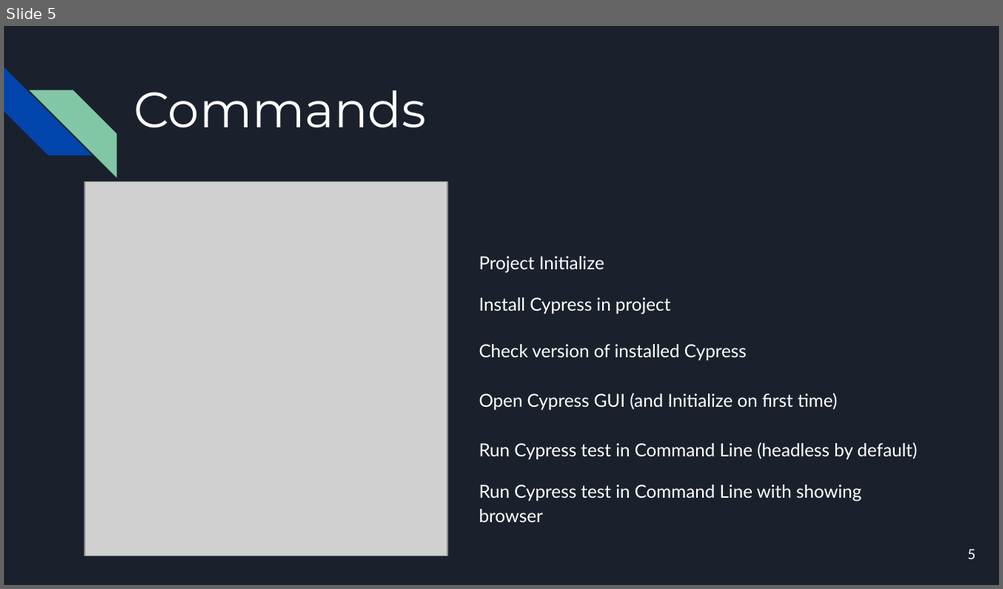
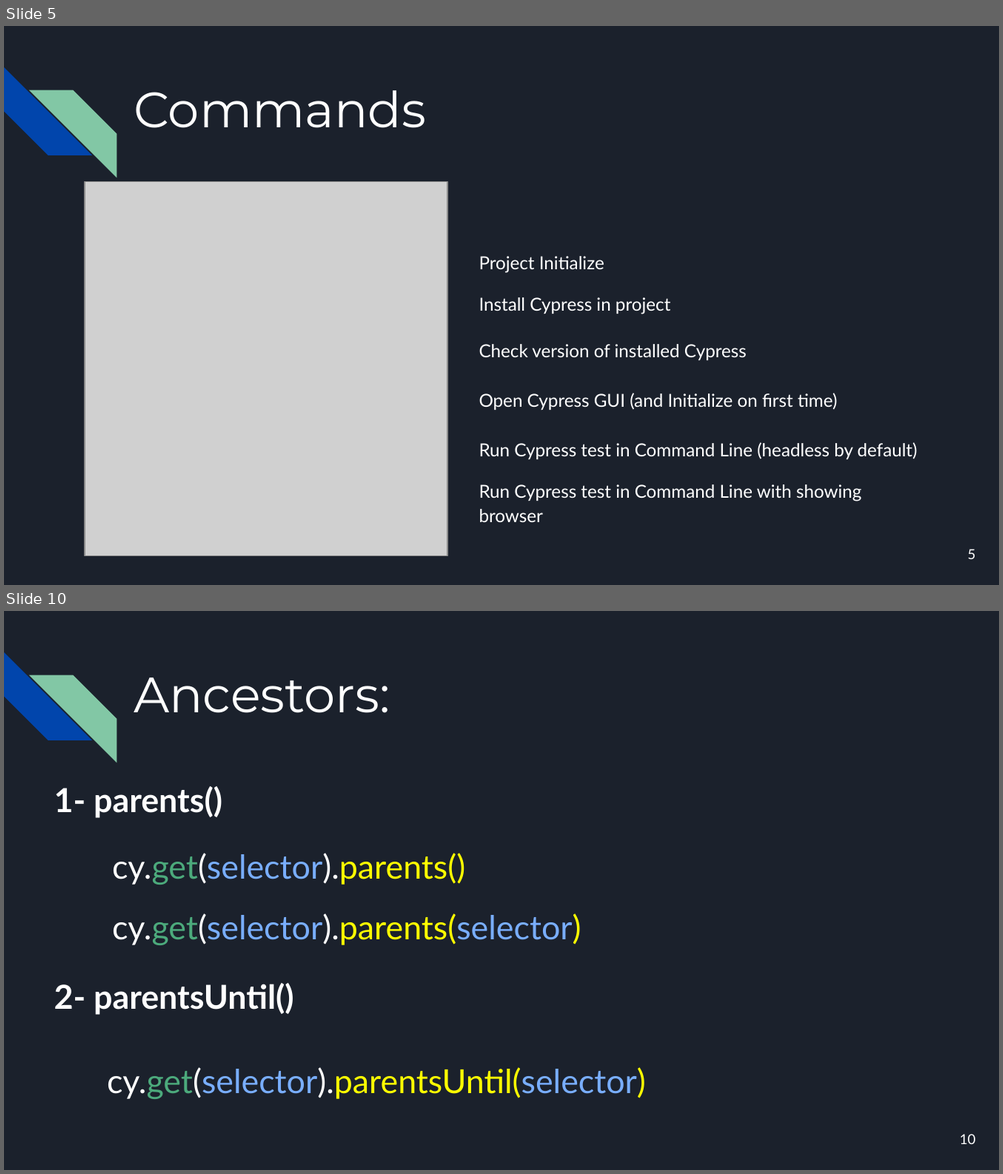
Before and after one commit to mmonfared/automationcamp-cypress, a slide deck: AutomationCamp-Cypress.pptx. Shown one above the other, each under a label of ours: slide 5 before the commit, slides 5 and 10 after it; the slides between them are not shown. The pictures are 1003x589 and 1003x1174 pixels, drawn with LibreOffice and Linux fonts; fonts in the diff are those of the drawing; grey boxes stand for pictures. Boxes give left, top, right and bottom in pixels: in the first picture for what was removed or moved away, otherwise in the second. Text is boxed around its words. In the diff, an @@ line names an element or a change of style, - is before the commit and + after.

```diff
--- a/AutomationCamp-Cypress.pptx
+++ b/AutomationCamp-Cypress.pptx
@@ slide 10 added at [4,611,999,1170], background #1B212C; not listed: 2 template elements that a slide beside it also shows @@
@@ title added at [134,678,390,713], 36 pt, text #FFFFFF @@
+Ancestors:
@@ text added at [54,786,222,818], 24 pt, text #FFFFFF, bold @@
+1- parents()
@@ text added at [112,853,465,885], 24 pt, text #FFFF00 @@
+cy.get(selector).parents()
@@ text added at [112,914,581,945], 24 pt, text #79AEFE @@
+cy.get(selector).parents(selector)
@@ text added at [54,983,294,1015], 24 pt, text #FFFFFF, bold @@
+2- parentsUntil()
@@ text added at [107,1068,646,1099], 24 pt, text #79AEFE @@
+cy.get(selector).parentsUntil(selector)
@@ page number added at [959,1134,976,1145], 10 pt, text #FFFFFF @@
+10
```
Also in this commit, not shown: 8 other slides added, 2 other files.
